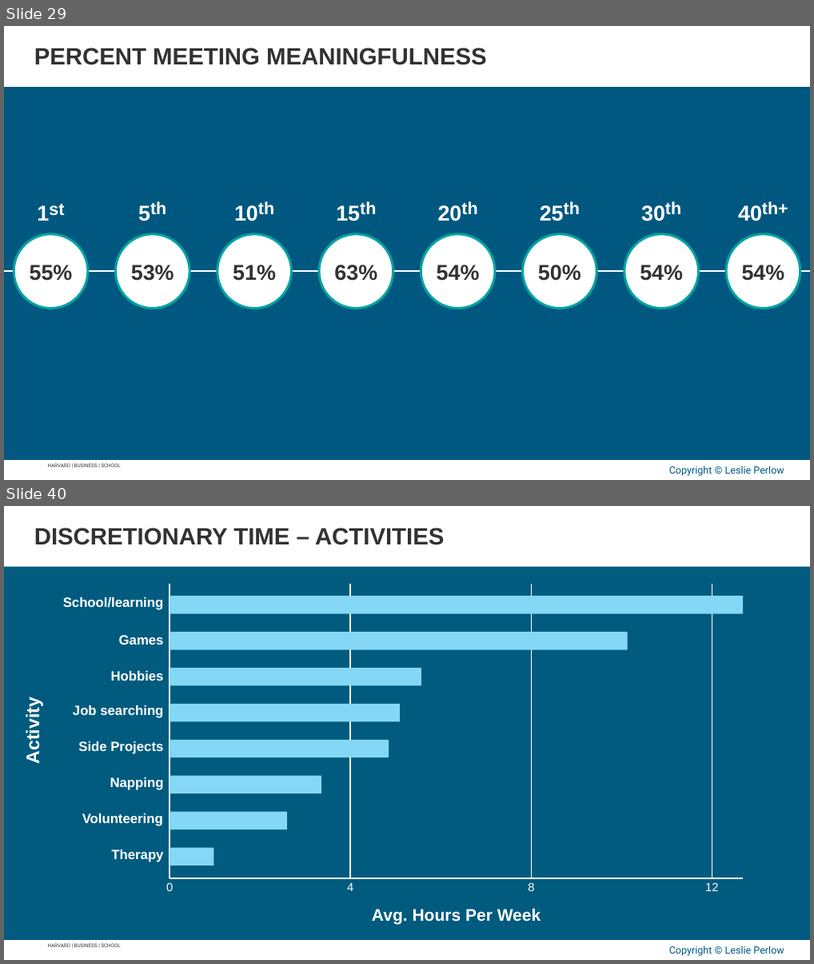
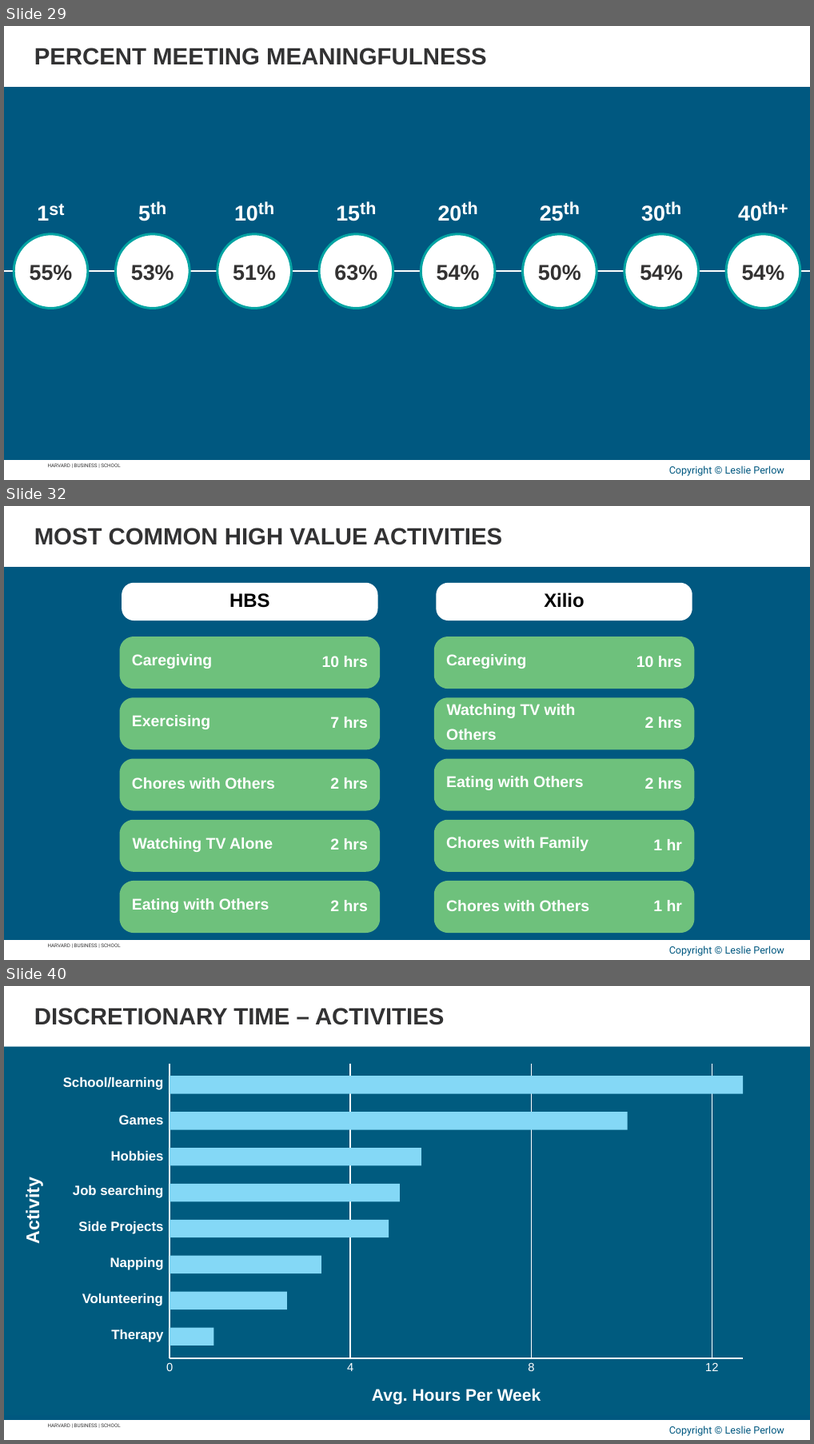
Before and after one commit to APPLITICS/lifematrix-deck-automation, a slide deck: outputs/generated_slides.pptx. Shown one above the other, each under a label of ours: slides 29 and 40 before the commit, slides 29, 32 and 40 after it; the slides between them are not shown. The pictures are 814x964 and 814x1444 pixels, drawn with LibreOffice and Linux fonts; fonts in the diff are those of the drawing; background and template pictures are left out. Boxes give left, top, right and bottom in pixels: in the first picture for what was removed or moved away, otherwise in the second. Text is boxed around its words. In the diff, an @@ line names an element or a change of style, - is before the commit and + after.

```diff
--- a/outputs/generated_slides.pptx
+++ b/outputs/generated_slides.pptx
@@ slide 32 added at [4, 506, 810, 960], background #005880; not listed: 4 template elements that a slide beside it also shows @@
@@ text added at [34, 528, 502, 545], 28 pt, text #323233, bold @@
+MOST COMMON HIGH VALUE ACTIVITIES
@@ group added at [119, 583, 695, 932]: 23 texts, 12 freeform shapes @@
+Caregiving
+Exercising
+Chores with Others
+Watching TV Alone
+Eating with Others
+Caregiving
+Watching TV with
+Others
+Eating with Others
+Chores with Family
+Chores with Others
+10 hrs
+7 hrs
+2 hrs
+2 hrs
+2 hrs
+10 hrs
+2 hrs
+2 hrs
+1 hr
+1 hr
+HBS
+Xilio
```
Also in this commit, not shown: 10 slides changed, 1 slide removed.
